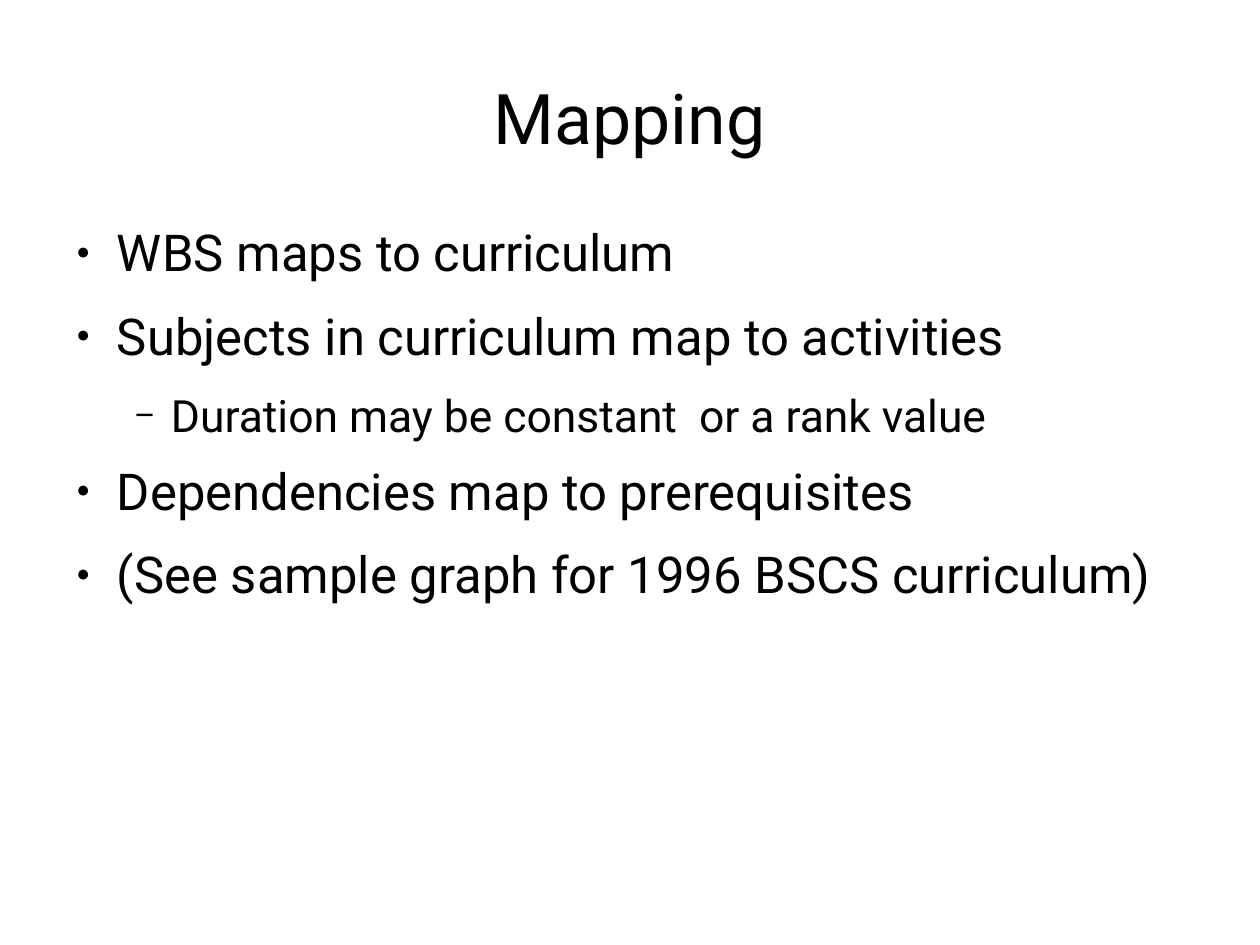
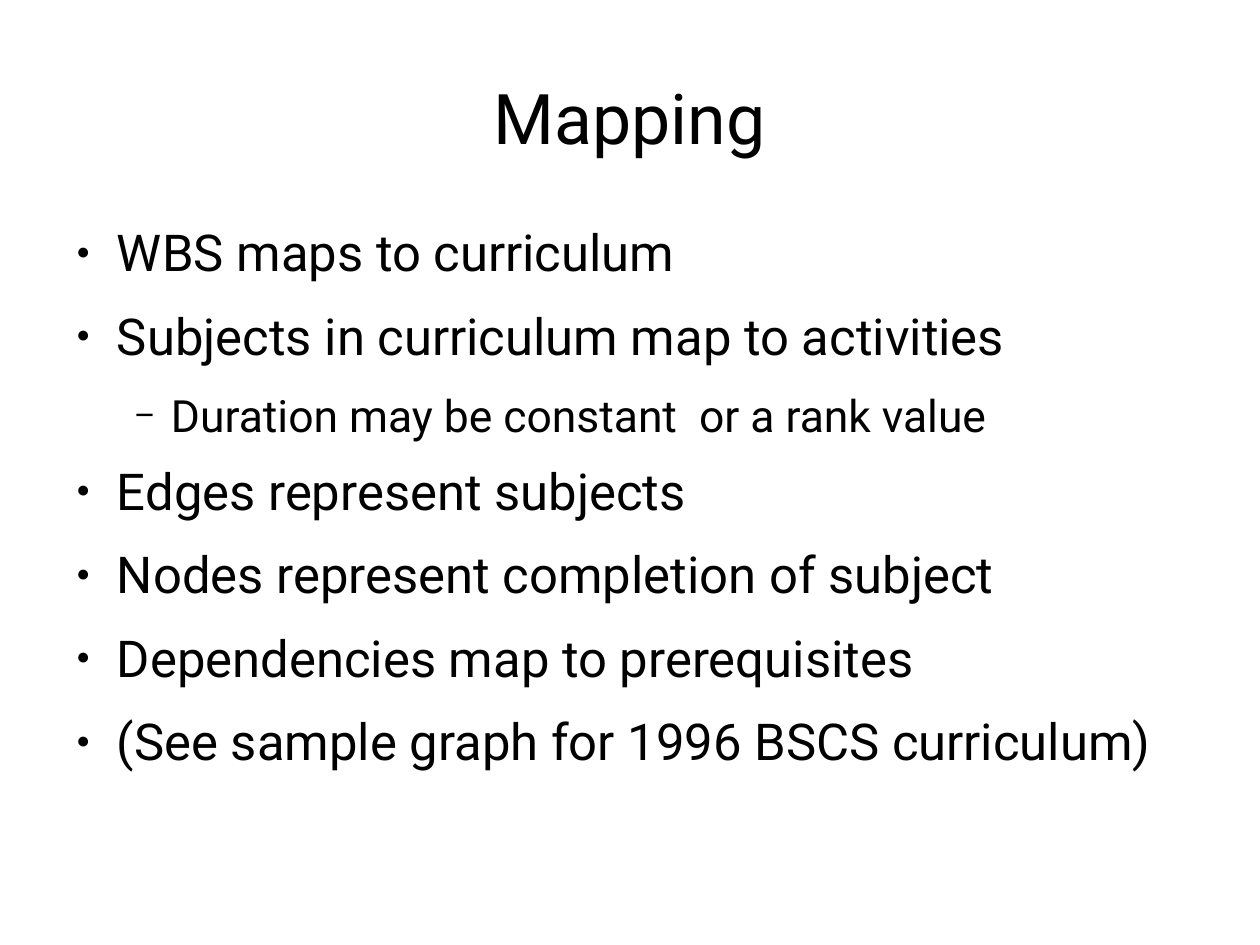
Before and after one commit to jachermocilla/jach-homepage, a slide deck: slide 13 of seminar-2008.odp. Drawn at 1260x945 pixels with LibreOffice and Linux fonts; fonts in the diff are those of the drawing. Boxes give left, top, right and bottom in pixels: in the first picture for what was removed or moved away, otherwise in the second. Text is boxed around its words. In the diff, an @@ line names an element or a change of style, - is before the commit and + after.

```diff
--- a/seminar-2008.odp
+++ b/seminar-2008.odp
@@ text at (117, 472, 994, 604): paragraphs added @@
+● Edges represent subjects
+● Nodes represent completion of subject
```
Also in this commit, not shown: 8 other slides changed, 1 slide added.
